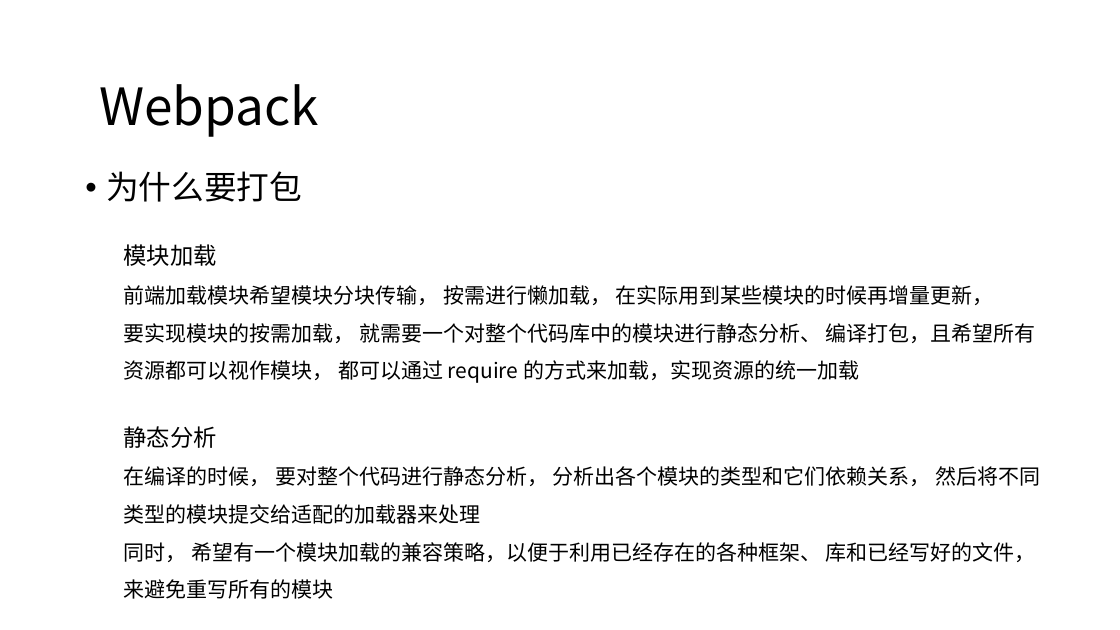
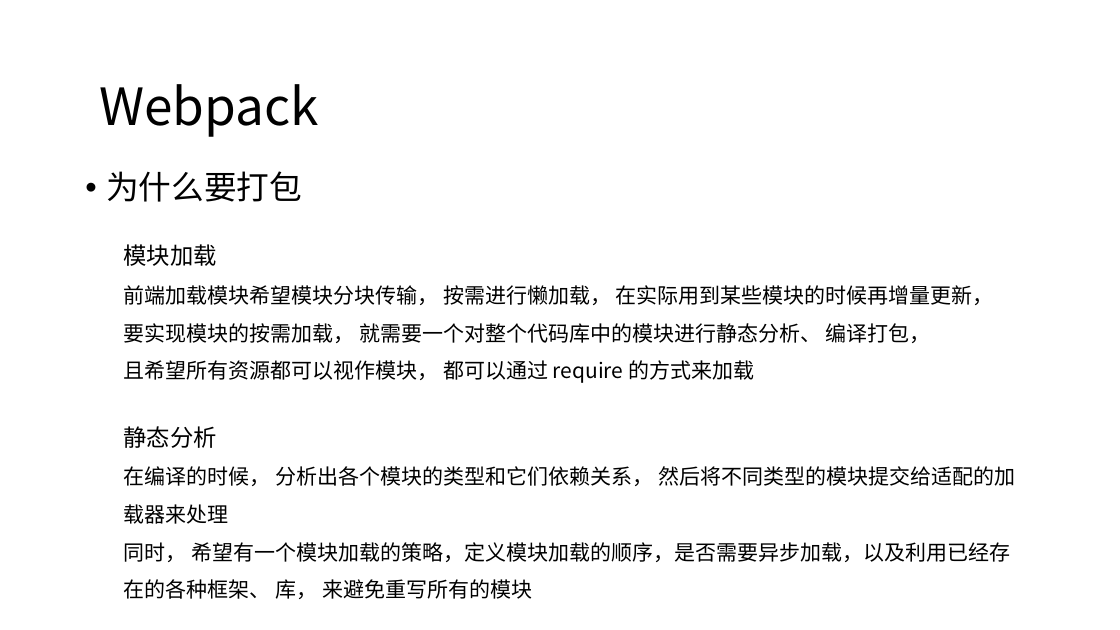
Before and after one commit to candisecandise/gitpractice, a slide deck: slide 40 of 前后端分离初探.pptx. Drawn at 1120x630 pixels with LibreOffice and Linux fonts; fonts in the diff are those of the drawing. Boxes give left, top, right and bottom in pixels: in the first picture for what was removed or moved away, otherwise in the second. Text is boxed around its words. In the diff, an @@ line names an element or a change of style, - is before the commit and + after.

Commit message:
ppt

```diff
--- a/前后端分离初探.pptx
+++ b/前后端分离初探.pptx
@@ text at (124,323,931,383): text changed @@
-要实现模块的按需加载， 就需要一个对整个代码库中的模块进行静态分析、 编译打包，且希望所有资源都可以视作模块， 都可以通过 require 的方式来加载，实现资源的统一加载
+要实现模块的按需加载， 就需要一个对整个代码库中的模块进行静态分析、 编译打包，
+且希望所有资源都可以视作模块， 都可以通过 require 的方式来加载
@@ text at (124,466,1015,599): text changed @@
-在编译的时候， 要对整个代码进行静态分析， 分析出各个模块的类型和它们依赖关系， 然后将不同类型的模块提交给适配的加载器来处理
-同时， 希望有一个模块加载的兼容策略，以便于利用已经存在的各种框架、 库和已经写好的文件， 来避免重写所有的模块
+在编译的时候， 分析出各个模块的类型和它们依赖关系， 然后将不同类型的模块提交给适配的加载器来处理
+同时， 希望有一个模块加载的策略，定义模块加载的顺序，是否需要异步加载，以及利用已经存在的各种框架、 库， 来避免重写所有的模块
```
Also in this commit, not shown: 13 other slides changed.
